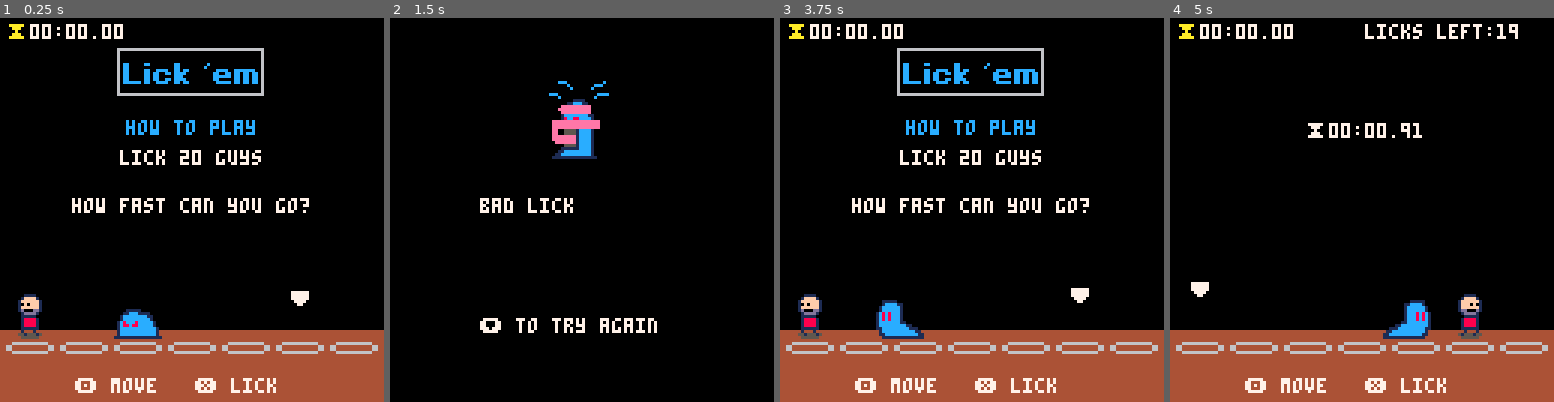
Above: before the commit, frames 1-4 (left to right).
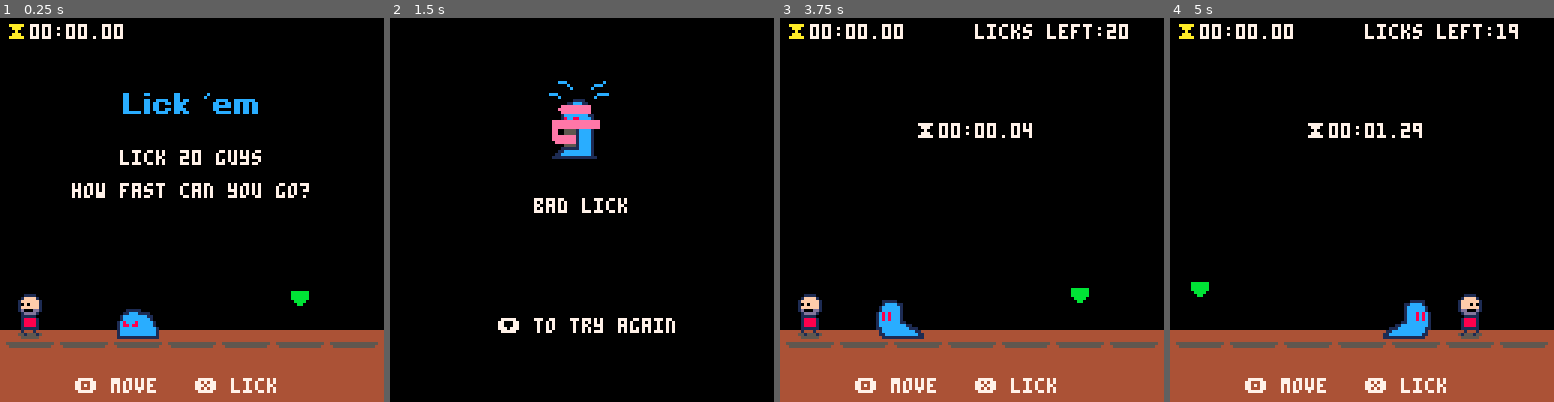
Above: after the commit, the same moments.

Repository: sugarvoid/lick-em
Game: PICO-8 cartridge lickem.p8
Two runs of this game, one before a commit and one after it. Both use one fixed random seed, a clock stepped at 60 frames per second and the inputs below.
Inputs:
- Up to frame 1 (0.25 s): no input
- Up to frame 2 (1.5 s): tap X (X key) at 0.33, 1.07 s; tap O (Z key) at 0.7 s
- Up to frame 3 (3.75 s): tap O (Z key) every 0.4 s from 1.7 to 3.7 s; tap X (X key) at 1.85, 2.97 s; hold Down from 3.63 s (still down)
- Up to frame 4 (5 s): release Down at 3.97 s; tap X (X key) at 4.08 s; tap O (Z key) at 4.1, 4.5, 4.9 s

The runs differ from the first frame. In frame 1, 6.9% of the frame differs, in the area x 1-99%, y 7-88%; in frame 2, 1.7%; in frame 3, 6.8%; in frame 4, 2.3%.

Commit message:
Clean up code.

Diff:
--- a/src/human.lua
+++ b/src/human.lua
@@ -3,7 +3,7 @@
 human={}
 human.__index=human
 
-cols = { 8, 9, 10, 11, }
+cols = { 8, 9, 10, 14, }
 
 function spawn_human(x_pos)
     local h=setmetatable({},human)
--- a/src/main.lua
+++ b/src/main.lua
@@ -3,27 +3,15 @@
 function _init()
     cartdata("lickem_data")
     poke(0x5f5c, 255)
-
-    active_human = nil
-    game_running = false
-    high_score = nil
+    is_game_running = false
     sw_running = false
-    title_choice = 1
-    showing_info = false
-    title_options = { "play", "info" }
-    player_eat = { 146, 148, 150, 152, 154, 152, 154, 150, 148, 146 }
     p_anim_played = true
-    tick = 0
     curr_human_slot = 1
     future_slot = 6
     marker_y = 85
     m_delta = 0.2
     next_slot = 2
     start_game()
-    game_state = 1
-end
-
-function reset_game()
 end
 
 function start_game()
@@ -33,119 +21,59 @@
         old_frame_total = 8000000000
     end
     high_score = old_frame_total
-    game_state = 1
-    --timer_started = false
     licks_left = 20
     failed_reason = nil
     active_human = spawn_human(slots[curr_human_slot])
-    game_running = true
+    is_game_running = true
+    player:reset()
 end
 
 function _update60()
-    if game_state == 0 then
-        u_main()
-    elseif game_state == 1 then
-        u_play()
-        if sw_running then
-            frame_total += (1 / 2) ^ 16 --0.000015259
-            -- test_count+=(1/2)^16 keep
-        end
-    elseif game_state == 2 then
-        u_gameover()
+    if is_game_running then
+        update_play()
+    else
+        update_gameover()
     end
 end
 
 function _draw()
-    if game_state == 0 then
-        d_main()
-    elseif game_state == 1 then
+    cls()
+    if is_game_running then
         draw_play()
-    elseif game_state == 2 then
-        d_gameover()
-    end
-    --print("mem: "..flr(stat(0)).."kb", 0, 0, 8)
-    --print("cpu: "..stat(1).. "%", 0, 8, 8)
-end
-
-function u_main()
-    if btnp(🅾️) then
-        start_game()
+    else
+        draw_gameover()
     end
 end
 
-
-function d_main()
-    cls()
-    --if showing_info then
-        cprint("how to play", 40, 12)
-        cprint("lick 20 guys", 50)
-        cprint("🅾️ to move", 60)
-        cprint("❎ to lick", 70)
-        cprint("how fast can you go?", 90)
-
-        --cprint("🅾️ to go back", 64, 100)
-        sspr(0, 32, 8 * 8, 4 * 8, 32, 3)
-
-        cprint(" 🅾️ play",110, 12)
-    --end
-end
-
 function draw_play()
-    cls(0)
-
     rectfill(0, 104, 128, 128, 4)
-    --line(0,104, 128,104,15)
     draw_spots()
 
     if not sw_running then
-        cprint("how to play", 34, 12)
         cprint("lick 20 guys", 44)
-
-        cprint("how fast can you go?", 60)
-
-        --cprint("🅾️ to go back", 64, 100)
-        sspr(7, 40, (8 * 6) + 1, 2  * 8, 39, 10)
-
-
-
+        cprint("how fast can you go?", 55)
+        sspr(7, 40, 49, 16, 39, 20)
     else
-
         print("licks left:" .. licks_left, 65, 2, 7)
         print("⧗" .. get_time_from_frames(tostr(frame_total, 2)), 45, 35, 7)
     end
 
     print("⧗", 2, 2, 10)
     print(get_time_from_frames(tostr(high_score, 2)), 10, 2, 7)
-
-
-    foreach(humans, function(obj) obj:draw() end )
-
-    --for h in all(humans) do
-    --    h:draw()
-    --end
-
-
+    foreach(humans, function(obj) obj:draw() end)
     player:draw()
     spr(17, slots[future_slot] + 4, marker_y)
-
-
-
     draw_controls()
 end
 
 function draw_controls()
-    --if 1 == 1 then
-        print("🅾️ move", 25, 120, 7)
-        print("❎ lick", 65, 120, 7)
-    --else
-      --  print("🅾️ <--", 25, 120, 7)
-       -- print("❎  -->", 65, 120, 7)
-    --end
+    print("🅾️ move", 25, 120, 7)
+    print("❎ lick", 65, 120, 7)
 end
 
-function u_play()
+function update_play()
     player:update()
-    foreach(humans, function(obj) obj:update() end )
+    foreach(humans, function(obj) obj:update() end)
 
     marker_y += m_delta
 
@@ -157,80 +85,70 @@
 
     if btnp(4) then player:move() end
     if btnp(5) then player:lick() end
+
+    if sw_running then
+        frame_total += (1 / 2) ^ 16 --0.000015259
+    end
 end
 
 function animationfinished()
-    if game_running then
+    if is_game_running then
         active_human = spawn_human(slots[curr_human_slot])
         get_next()
     end
 end
 
 function goto_gameover(code)
-    game_running = false
+    is_game_running = false
     p_anim_played = true
-    foreach(humans, function(obj) del(humans, obj) end )
-    --for h in all(humans) do
-    --    del(humans, h)
-    --end
-
+    foreach(humans, function(obj) del(humans, obj) end)
     sw_running = false
     failed_reason = code
     if code == 0 or code == 1 then
         sfx(0)
     else
         sfx(3)
-        --printh('saving: '..sw.f..", m"..sw.m..", s"..sw.m, 'save_time.txt')
         if frame_total < old_frame_total then
             dset(0, frame_total)
         end
     end
-
-    game_state = 2
 end
 
 function draw_spots()
     --TODO: Change color based on is actor is on spot
-    sspr(48, 0, 16, 8, slots[1], 106)
-    sspr(48, 0, 16, 8, slots[2], 106)
-    sspr(48, 0, 16, 8, slots[3], 106)
-    sspr(48, 0, 16, 8, slots[4], 106)
-    sspr(48, 0, 16, 8, slots[5], 106)
-    sspr(48, 0, 16, 8, slots[6], 106)
-    sspr(48, 0, 16, 8, slots[7], 106)
+    for i=1, 7 ,1 do
+        sspr(48, 0, 16, 8, slots[i], 105)
+    end
 end
 
-function u_gameover()
+function update_gameover()
     if btnp(⬇️) then
         start_game()
     end
 end
 
-function d_gameover()
-    cls(0)
-    if active_human then
+function draw_gameover()
+    if failed_reason == 0 then
+        --should have moved
+        spr(76, 45, 20, 4, 4)
+        cprint("bad lick", 60)
+    elseif failed_reason == 1 then
+        --should have licked
         pal(8, active_human.col)
+        spr(72, 45, 20, 4, 4)
+        pal()
+        cprint("bad move", 60)
+    elseif failed_reason == 2 then
+        cprint("you win", 40, 7)
+
+        if frame_total < old_frame_total then
+            cprint("personal best!", 52, 7) --todo: make text flash
+        end
+
+        cprint(get_time_from_frames(tostr(frame_total, 2)), 65, 7)
     end
 
-    if failed_reason == 0 then
-        --should have licked
-        spr(76, 45, 20, 4, 4)
-        print("bad lick", 30, 60, 7)
-    elseif failed_reason == 1 then
-        --should have moved
-        spr(72, 45, 20, 4, 4)
-        print("bad move", 30, 60, 7)
-    elseif failed_reason == 2 then
-        print("you win", 30, 40, 7)
-
-        if frame_total < old_frame_total then
-            print("personal best!", 30, 52, 7) --todo: make text flash
-        end
-
-        print(get_time_from_frames(tostr(frame_total, 2)), 30, 65, 7)
-    end
-    pal()
-    print("⬇️ to try again", 30, 100)
+    cprint("⬇️ to try again", 100)
 end
 
 function get_next()
@@ -247,57 +165,6 @@
 function cprint(s, y, c)
     print(s, 64 - (((#s * 4) - 1) / 2), y, c or 7)
 end
-
-
-
-
--- human=obj:new({
--- 	x,y=0,
--- 	col=nil,
---     img=38,
---     peaked=false,
---     scared=false,
---     facing_l=true,
-
--- 	update=function(self)
---         if self.scared then
---             self.img=40
---             self.y -=1
---         end
-
---         if self.y<=80 then
---             self.peaked=true
---         end
-
---         if self.peaked then
---             self.y+=4
---         end
-
--- 		if self.y >= 130 then
--- 			del(humans,self)
--- 		end
-
---   	end,
-
--- 	draw=function(self)
--- 		pal(8,self.col)
---         spr(self.img,self.x,self.y,2,2,self.facing_l)
-
--- 		pal()
--- 	end,
--- })
-
--- function spawn_human(x_pos)
--- 	new_guy = human:new()
---     new_guy.facing_l = p1.look_left
---     new_guy.img =38
--- 	new_guy.x=x_pos
--- 	new_guy.y=91
--- 	new_guy.col=rnd(cols)
--- 	add(humans,new_guy)
---     return new_guy
--- end
-
 
 function get_time_from_frames(frame_total)
     local total_seconds = frame_total / 60 -- change to 30 is using _update()
@@ -318,30 +185,3 @@
 function print_debug(str)
     printh("debug: " .. str, 'debug.txt')
 end
-
--- function hcenter(s)
---     -- screen center minus the
---     -- string length times the
---     -- pixels in a char's width,
---     -- cut in half
---     return 64 - #s * 2
--- end
-
--- function vcenter(s)
---     -- screen center minus the
---     -- string height in pixels,
---     -- cut in half
---     return 61
--- end
-
--- function shuffle(t)
---     -- do a fisher-yates shuffle
---     for i = #t, 1, -1 do
---         local j = flr(rnd(i)) + 1
---         t[i], t[j] = t[j], t[i]
---     end
--- end
-
--- function randi_rang(l, h)
---     return flr(rnd(h)) + l
--- end
--- a/src/player.lua
+++ b/src/player.lua
@@ -4,12 +4,16 @@
     slot = 3,
     x = slots[3],
     y = 100,
+    tick = 0,
     look_left = true,
     next_xpos = nil,
     dx = 0,
     moving = false,
     img_frame = 1,
     move = function(self)
+        if licks_left == 20 then
+                sw_running=true
+        end
         if self.look_left and self.slot ~= curr_human_slot + 1 then
             self.slot = self.slot - 1
             self.next_xpos = slots[self.slot]
@@ -56,10 +60,10 @@
         end
 
         if not p_anim_played then
-            tick += 1
+            self.tick += 1
             -- move to the next frame
-            if flr(tick) == 1 then
-                tick = 0
+            if flr(self.tick) == 1 then
+                self.tick = 0
                 self.img_frame = self.img_frame + 1
             end
             -- check if animation is finished
@@ -81,5 +85,7 @@
     end,
     reset = function(self)
         self.img_frame = 1
+        self.dx = 0
+        self.moving = false
     end,
 }
Not shown, changed: 47 lines of the sprite sheet (__gfx__) section of lickem.p8
Not shown, removed: lickem_v1.p8.png
